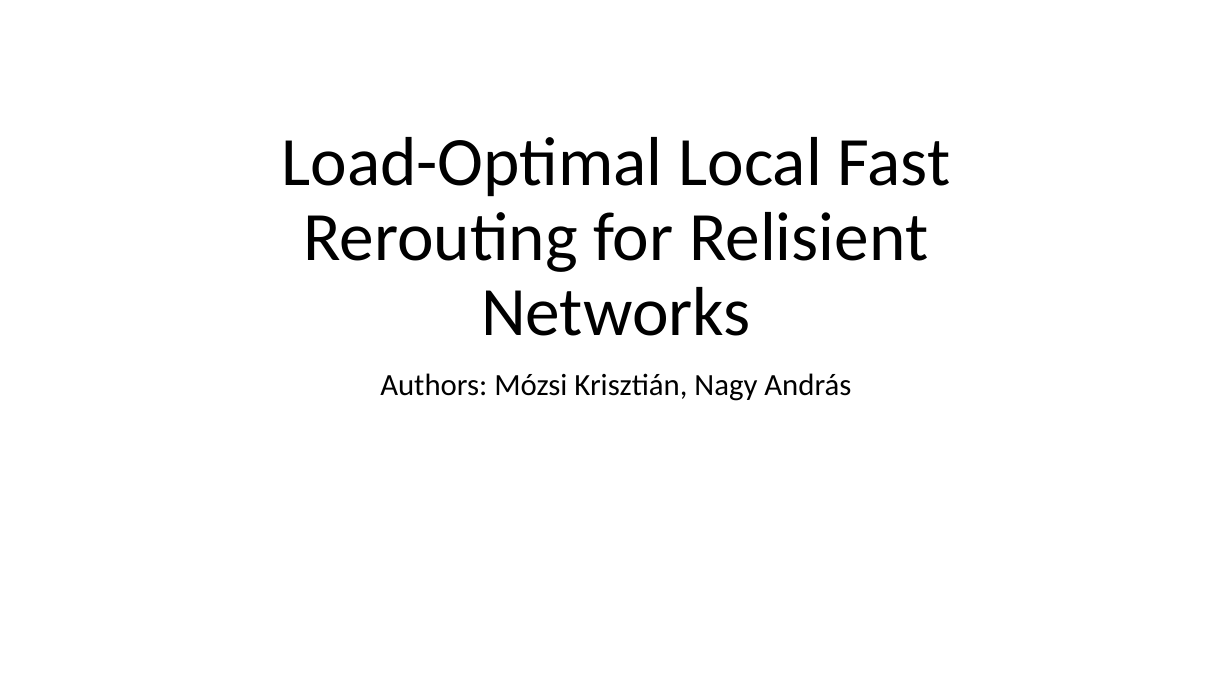
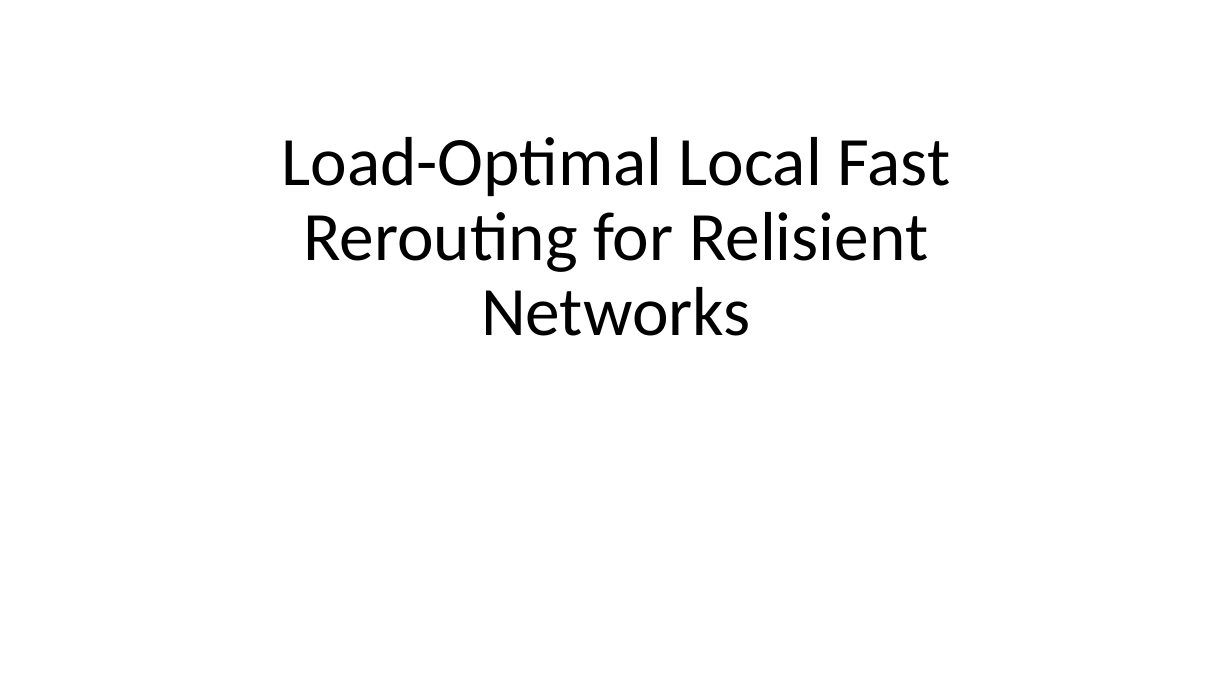
Before and after one commit to nagyandras95/Egyetem, a slide deck: slide 1 of halozatok/Load-Optimal Local Fast Rerouting for Relisient Networks.pptx. Drawn at 1232x693 pixels with LibreOffice and Linux fonts; fonts in the diff are those of the drawing. Boxes give left, top, right and bottom in pixels: in the first picture for what was removed or moved away, otherwise in the second. Text is boxed around its words. In the diff, an @@ line names an element or a change of style, - is before the commit and + after.

```diff
--- a/halozatok/Load-Optimal Local Fast Rerouting for Relisient Networks.pptx
+++ b/halozatok/Load-Optimal Local Fast Rerouting for Relisient Networks.pptx
@@ subtitle removed at [380,373,851,401] @@
-Authors: Mózsi Krisztián, Nagy András
```
Also in this commit, not shown: 3 other slides changed, 3 slides added.
